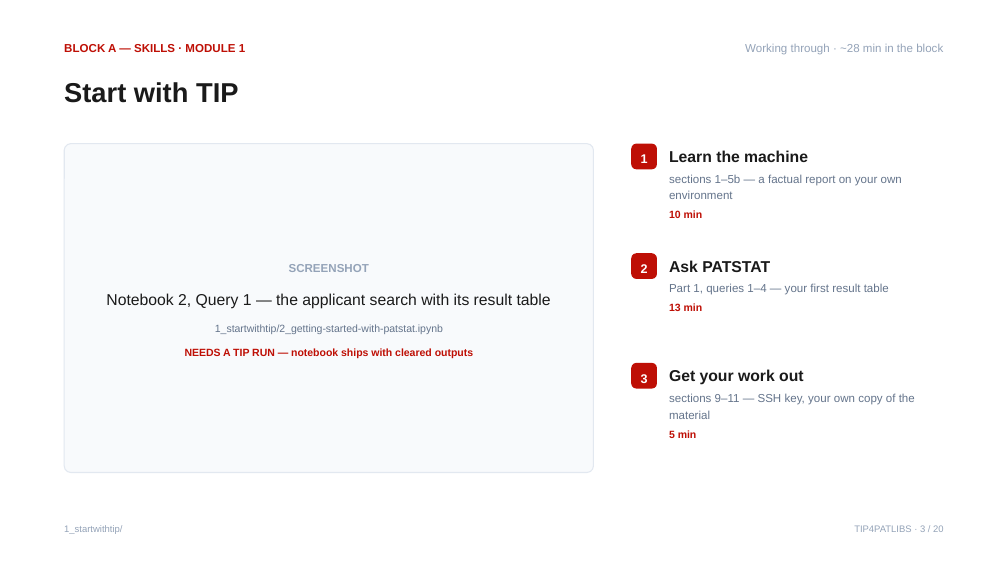
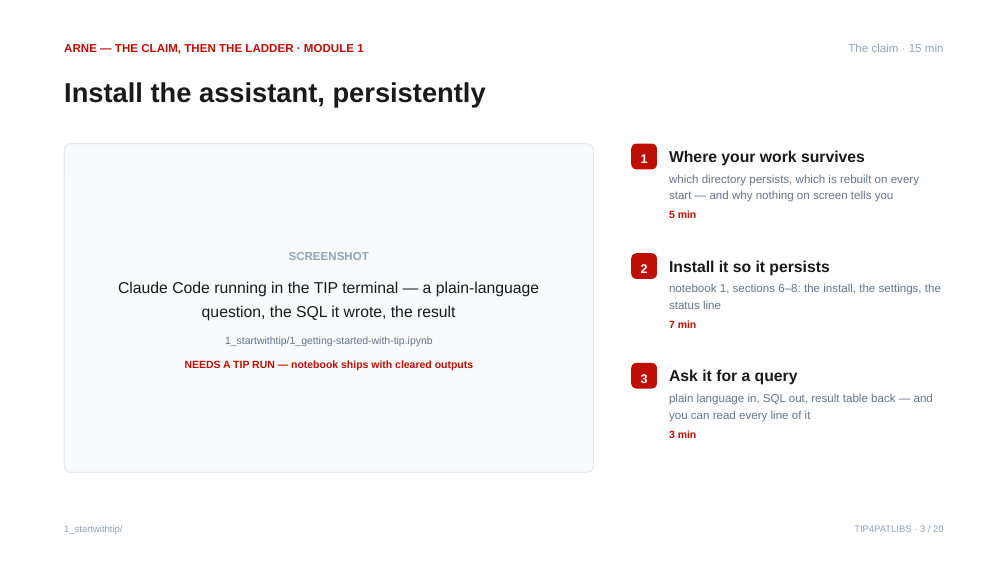
Before and after one commit to mtcberlin/epo-tip4patlibs, a slide deck: slide 3 of 9_documentation/course/TIP4PATLIBS_workshop.pptx. Drawn at 1008x567 pixels with LibreOffice and Linux fonts; fonts in the diff are those of the drawing. Boxes give left, top, right and bottom in pixels: in the first picture for what was removed or moved away, otherwise in the second. Text is boxed around its words. In the diff, an @@ line names an element or a change of style, - is before the commit and + after.

Commit message:
Warsaw workshop: recut to 90 minutes around one claim (#24)

```diff
--- a/9_documentation/course/TIP4PATLIBS_workshop.pptx
+++ b/9_documentation/course/TIP4PATLIBS_workshop.pptx
@@ text at <box>64,44,363,54</box>: text changed @@
-BLOCK A — SKILLS · MODULE 1
+ARNE — THE CLAIM, THEN THE LADDER · MODULE 1
@@ text at <box>848,44,944,52</box>: text changed @@
-Working through · ~28 min in the block
+The claim · 15 min
@@ text at <box>64,82,486,107</box>: text changed @@
-Start with TIP
+Install the assistant, persistently
@@ text at <box>669,150,919,221</box>: text changed @@
-Learn the machine
-sections 1–5b — a factual report on your own environment
-10 min
+Where your work survives
+which directory persists, which is rebuilt on every start — and why nothing on screen tells you
+5 min
@@ text at <box>669,260,941,328</box>: text changed @@
-Ask PATSTAT
-Part 1, queries 1–4 — your first result table
-13 min
+Install it so it persists
+notebook 1, sections 6–8: the install, the settings, the status line
+7 min
@@ text in rounded rectangle at <box>118,281,539,346</box>: text changed @@
-Notebook 2, Query 1 — the applicant search with its result table
-1_startwithtip/2_getting-started-with-patstat.ipynb
+Claude Code running in the TIP terminal — a plain-language question, the SQL it wrote, the result
+1_startwithtip/1_getting-started-with-tip.ipynb
@@ text at <box>669,369,933,438</box>: text changed @@
-Get your work out
-sections 9–11 — SSH key, your own copy of the material
-5 min
+Ask it for a query
+plain language in, SQL out, result table back — and you can read every line of it
+3 min
```
Also in this commit, not shown: 19 other slides changed, 16 other files.
